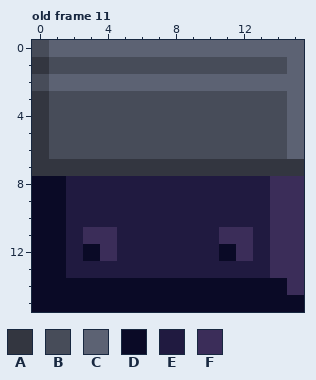
Edited in one commit: pixel-art file (assets/sprites/tileset.ase). That is the earlier state.
16x16 pixels, 47 frames. Colours within 5 levels of each other are drawn and written as one. Shown: old frame 11. The commit also changed other frames, which this record leaves out.
Palette (. is transparent): A #333640  B #474c59  C #5c6273  D #0a0a26  E #201a40  F #3b2d59
Pixels before, old frame 11, first column x 0:
 0 BCCCCCCCCCCCCCCC
 1 ABBBBBBBBBBBBBBC
 2 BCCCCCCCCCCCCCCC
 3 ABBBBBBBBBBBBBBC
 4 ABBBBBBBBBBBBBBC
 5 ABBBBBBBBBBBBBBC
 6 ABBBBBBBBBBBBBBC
 7 AAAAAAAAAAAAAAAA
 8 DDEEEEEEEEEEEEFF
 9 DDEEEEEEEEEEEEFF
10 DDEEEEEEEEEEEEFF
11 DDEFFEEEEEEFFEFF
12 DDEDFEEEEEEDFEFF
13 DDEEEEEEEEEEEEFF
14 DDDDDDDDDDDDDDDF
15 DDDDDDDDDDDDDDDD
The result:
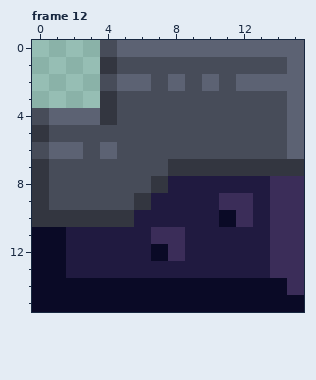
A new or re-ordered frame is compared with the old frame closest to it.
From old to new:
frames re-ordered
Frame 12 against old frame 11:
The author changed colour B to colour A in row 1 at x 4; in rows 3 to 4 at x 4.
The author changed colour D to colour A in rows 8 to 9 at x 0; in row 10 at x 0 to 1.
The author changed colour E to colour A in row 8 at x 7; in row 9 at x 6; in row 10 at x 2 to 5.
The author changed colour A to colour B in row 4 at x 0; in row 6 at x 0; in row 7 at x 1 to 7.
The author changed colour C to colour B in row 0 at x 4; in row 2 at x 4, 7, 9 and 11.
The author changed colour D to colour B in rows 8 to 9 at x 1.
The author changed colour E to colour B in row 8 at x 2 to 6; in row 9 at x 2 to 5.
The author changed colour B to colour C in row 4 at x 1 to 3; in row 6 at x 1 to 2 and 4.
The author changed colour E to colour D in row 10 at x 11; in row 12 at x 7.
The author changed colour D to colour E in row 12 at x 3 and 11.
The author changed colour F to colour E in row 11 at x 3 to 4 and 11 to 12; in row 12 at x 4 and 12.
The author changed colour E to colour F in row 9 at x 11 to 12; in row 10 at x 12; in row 11 at x 7 to 8; in row 12 at x 8.
The edit erases colour A in row 1 at x 0; in row 3 at x 0.
The edit erases colour B in row 0 at x 0; in row 1 at x 1 to 3; in row 2 at x 0; in row 3 at x 1 to 3.
The edit erases colour C in row 0 at x 1 to 3; in row 2 at x 1 to 3.
